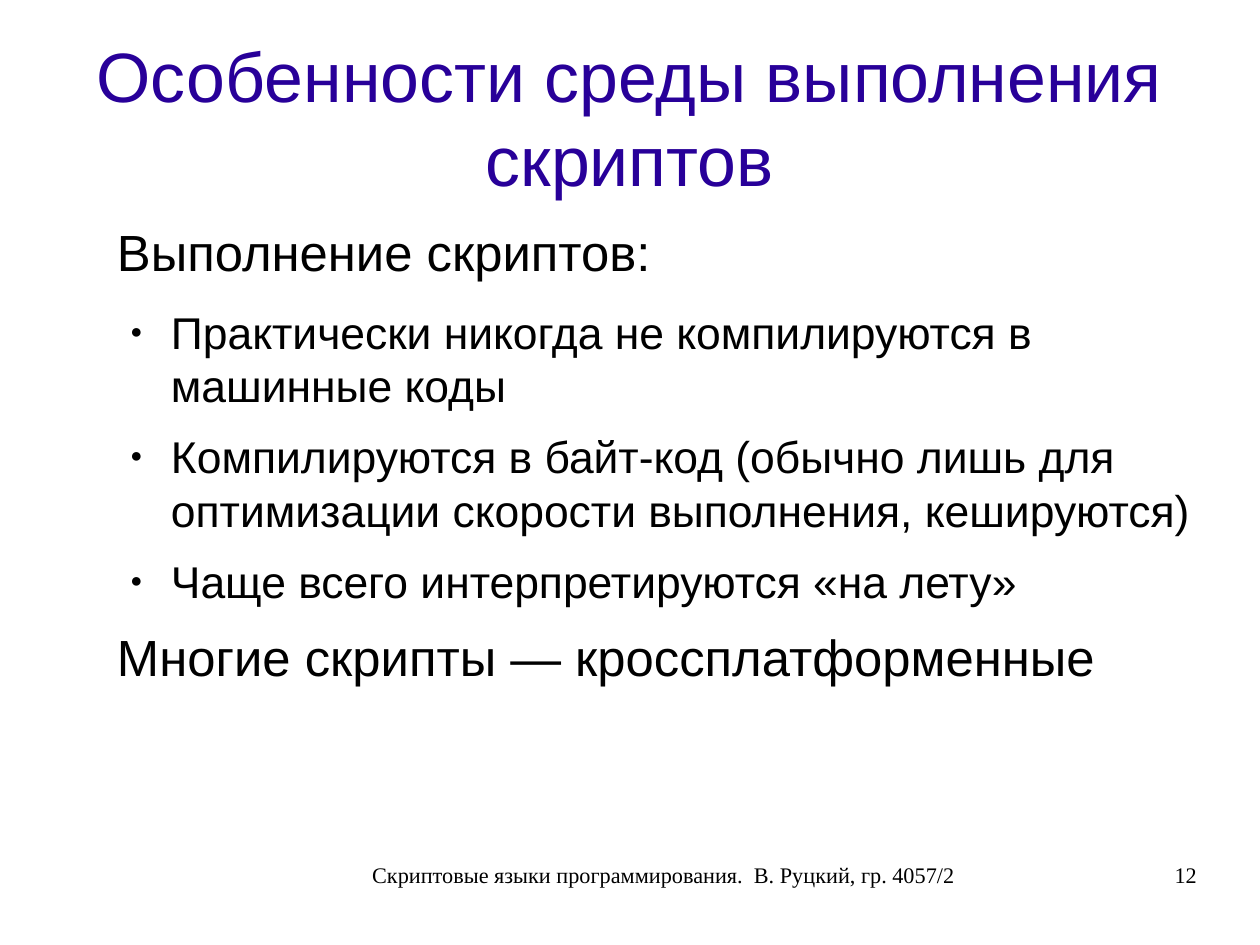
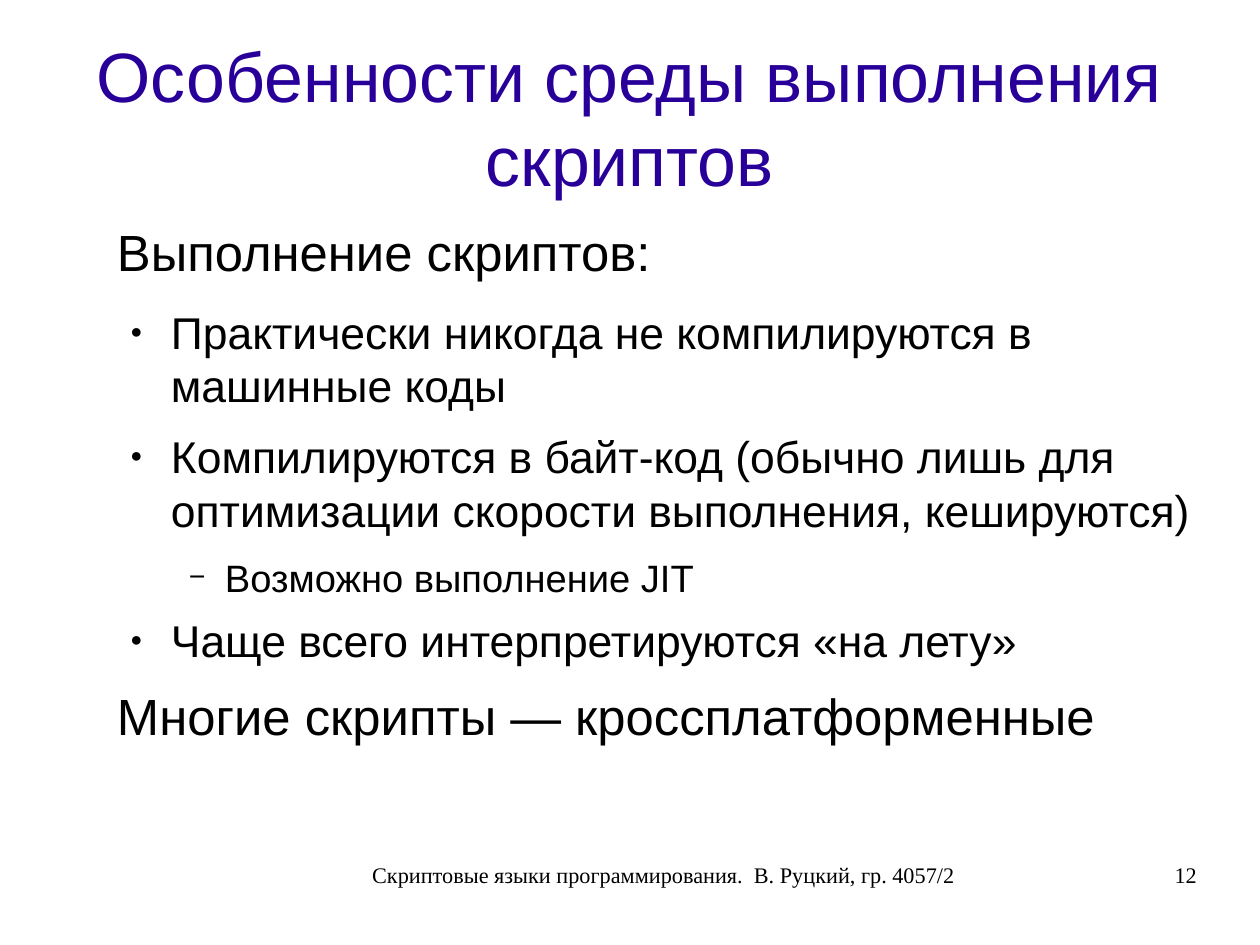
Before and after one commit to rutsky/semester07, a slide deck: slide 12 of Operation_systems/scripting_languages/40572_Rutsky_Scripting_languages.odp. Drawn at 1260x945 pixels with LibreOffice and Linux fonts; fonts in the diff are those of the drawing. Boxes give left, top, right and bottom in pixels: in the first picture for what was removed or moved away, otherwise in the second. Text is boxed around its words. In the diff, an @@ line names an element or a change of style, - is before the commit and + after.

```diff
--- a/Operation_systems/scripting_languages/40572_Rutsky_Scripting_languages.odp
+++ b/Operation_systems/scripting_languages/40572_Rutsky_Scripting_languages.odp
@@ text at [225,565,694,593]: paragraph added @@
+    − Возможно выполнение JIT
```
Also in this commit, not shown: 3 other slides changed, 1 slide removed, 2 other files.
